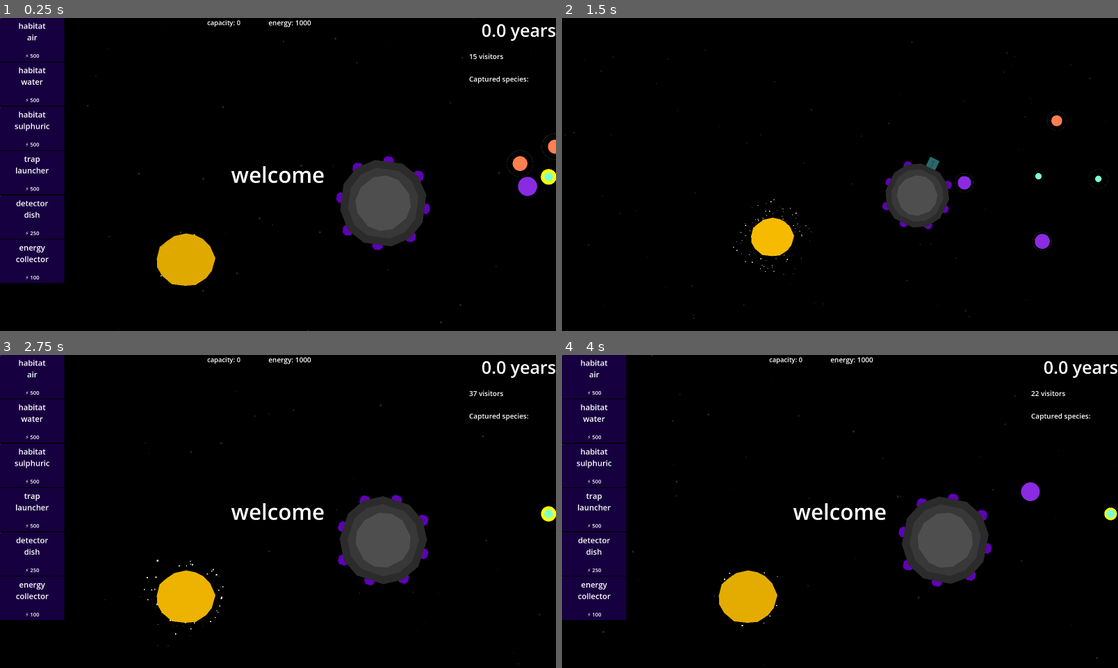
Above: before the commit, frames 1-4 (two rows, left to right).
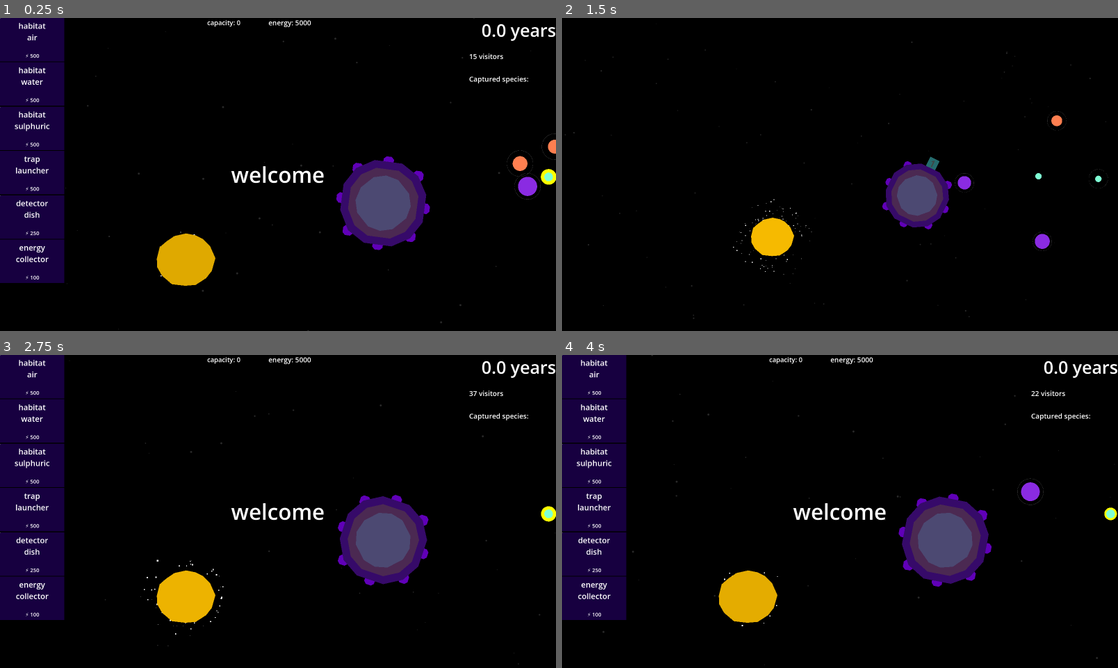
Above: after the commit, the same moments.

Repository: opensourceame/tins-2026
Game: Godot game, scene res://main.tscn
Two runs of this game, one before a commit and one after it. Both use one fixed random seed, a clock stepped at 60 frames per second and the inputs below.
Inputs (mouse positions are in pixels of both pictures, inside the frame that each line leads up to):
- Up to frame 1 (0.25 s): no input
- Up to frame 2 (1.5 s): tap Enter at 0.5 s; move the mouse to (595, 39) at 0.52 s; tap R at 0.6 s; click (595, 39) at 0.67 s; tap Z at 1.35 s; click (595, 39) at 1.42 s
- Up to frame 3 (2.75 s): move the mouse to (333, 442) at 2.02 s; tap R at 2.1 s; click (333, 442) at 2.17 s
- Up to frame 4 (4 s): move the mouse to (595, 420) at 2.77 s; tap Z at 2.85 s; click (595, 420) at 2.92 s; move the mouse to (1006, 558) at 3.52 s; tap R at 3.6 s; click (1006, 558) at 3.67 s

The runs differ from the first frame. In frame 1, 3.4% of the frame differs, in the area x 53-98%, y 0-73%; in frame 2, 1.8%; in frame 3, 3.4%; in frame 4, 3.4%, in the area x 53-87%, y 0-74%.

Commit message:
tweaking settings

Diff:
--- a/damage.tscn
+++ b/damage.tscn
@@ -2,13 +2,18 @@
 
 [sub_resource type="ParticleProcessMaterial" id="ParticleProcessMaterial_s11oa"]
 particle_flag_disable_z = true
-emission_shape = 1
-emission_sphere_radius = 4.68
+emission_shape = 6
+emission_ring_axis = Vector3(0, 0, 1)
+emission_ring_height = 43.23
+emission_ring_radius = 1.0
+emission_ring_inner_radius = 0.0
+emission_ring_cone_angle = 90.0
 initial_velocity_min = 145.56
 initial_velocity_max = 145.56
 gravity = Vector3(0, 98, 0)
 scale_min = 4.29
 scale_max = 4.29
+color = Color(0.7162962, 0.71629626, 0.7162961, 1)
 
 [node name="Node2D" type="Node2D" unique_id=1519330035]
 
--- a/main.gd
+++ b/main.gd
@@ -14,7 +14,7 @@
 var intelligent_planets = []
 var years_elapsed: float = 0.0
 var visitors: int = 0
-var energy: int = 1000
+var energy: int = 5000
 
 var spawn: Node
 
--- a/moon_trap.gd
+++ b/moon_trap.gd
@@ -2,6 +2,8 @@
 extends CharacterBody2D
 
 enum State { IDLE, LAUNCHED, ORBITING, RETURNING, RETURNED, CRASHING }
+
+const MIN_MOON_SCALE = 0.1
 
 @onready var moon: Node2D = $Moon
 @onready var particle_trail: GPUParticles2D = $ParticleTrail
@@ -46,9 +48,9 @@
 func scale_change():
     match current_state:
         State.LAUNCHED:
-            return 0.999
+            return 1.0
         State.RETURNING:
-            return 1.011
+            return 1.0
         _:
             return 1.0
 
@@ -67,6 +69,11 @@
     distance_to_target = global_position.distance_to(target.global_position)
     current_state = State.LAUNCHED
 
+    var travel_time = distance_to_target / speed()
+    var tween = create_tween()
+    tween.tween_property(moon, "scale", Vector2(0.1, 0.1), travel_time)
+
+
 func orbit(planet):
     if current_state == State.ORBITING:
         return
@@ -76,8 +83,6 @@
 
     call_deferred("reparent", planet)
 
-    var tween = create_tween()
-    tween.tween_property(moon, "scale", Vector2(0.1, 0.1), 2.0)
 
     orbit_timer = Timer.new()
     add_child(orbit_timer)
@@ -94,8 +99,9 @@
 
     current_state = State.RETURNING
 
+    var travel_time = distance_to_target / speed()
     var tween = create_tween()
-    tween.tween_property(moon, "scale", Vector2(0.5, 0.5), 2.0)
+    tween.tween_property(moon, "scale", Vector2(0.5, 0.5), travel_time)
 
 func crash_into_spica():
     current_state = State.CRASHING
--- a/solar_system/solar_system.gd
+++ b/solar_system/solar_system.gd
@@ -36,7 +36,7 @@
         var distance = randf_range(MIN_DISTANCE, MAX_DISTANCE)
 
         var planet: Planet = PLANET.instantiate()
-        planet.has_advanced_life = randf() > 0.3
+        planet.has_advanced_life = randf() > 0.1
         planet.distance_from_sun = distance
         planet.position = Vector2.RIGHT.rotated(angle) * distance
         planet.size = randi_range(MIN_SIZE, MAX_SIZE)
--- a/spica/detector_dish.tscn
+++ b/spica/detector_dish.tscn
@@ -10,12 +10,6 @@
 color = Color(0.825992, 0.6134666, 0.03531565, 1)
 polygon = PackedVector2Array(0, 0, -24, 0, -64, -24, -56, -24, -24, -16, -8, -16, 0, -16, 8, -16, 24, -16, 56, -24, 64, -24, 24, 0)
 
-[node name="DetectRay" type="RayCast2D" parent="." unique_id=809226370]
-target_position = Vector2(0, -1344)
-collision_mask = 256
-collide_with_areas = true
-collide_with_bodies = false
-
 [node name="Polygon2D2" type="Polygon2D" parent="." unique_id=1233696638]
 color = Color(0.32116407, 0.2870709, 0, 1)
 polygon = PackedVector2Array(-64, -24, -24, -8, 24, -8, 64, -24, 24, 0, -24, 0)
@@ -27,3 +21,9 @@
 [node name="Polygon2D4" type="Polygon2D" parent="." unique_id=625897850]
 color = Color(0.24115604, 0.24115604, 0.24115604, 1)
 polygon = PackedVector2Array(-16, 16, -16, 0, 16, 0, 16, 16)
+
+[node name="DetectRay" type="RayCast2D" parent="." unique_id=809226370]
+target_position = Vector2(0, -2616)
+collision_mask = 256
+collide_with_areas = true
+collide_with_bodies = false
--- a/spica/spica.tscn
+++ b/spica/spica.tscn
@@ -59,16 +59,16 @@
 [node name="Body" type="Node2D" parent="." unique_id=1375095481]
 
 [node name="Sphere" type="Polygon2D" parent="Body" unique_id=556770028]
-color = Color(0.17103916, 0.17103916, 0.17103916, 1)
+color = Color(0.21537602, 0.040698573, 0.41349816, 1)
 polygon = PackedVector2Array(-192, -64, -192, 56, -144, 144, -64, 192, 64, 192, 144, 144, 192, 64, 192, -64, 144, -144, 64, -192, -64, -192, -144, -144)
 
 [node name="Sphere2" type="Polygon2D" parent="Body" unique_id=1189229788]
 scale = Vector2(0.81848, 0.81848)
-color = Color(0.2231029, 0.2231029, 0.22310284, 1)
+color = Color(0.29425457, 0.1642614, 0.32369065, 1)
 polygon = PackedVector2Array(-192, -64, -192, 56, -144, 144, -64, 192, 64, 192, 144, 144, 192, 64, 192, -64, 144, -144, 64, -192, -64, -192, -144, -144)
 
 [node name="Sphere3" type="Polygon2D" parent="Body" unique_id=1696923819]
 rotation = 0.77009076
 scale = Vector2(0.6289128, 0.6289128)
-color = Color(0.30876932, 0.3087694, 0.30876926, 1)
+color = Color(0.3006144, 0.28638962, 0.4502192, 1)
 polygon = PackedVector2Array(-192, -64, -192, 56, -144, 144, -64, 192, 64, 192, 144, 144, 192, 64, 192, -64, 144, -144, 64, -192, -64, -192, -144, -144)
--- a/spica/trap_launcher.gd
+++ b/spica/trap_launcher.gd
@@ -1,8 +1,8 @@
 class_name TrapLauncher
 extends Node2D
 
-const TRAP_BUILD_TIME     = 5.0
-const TRAP_BUILD_COOLDOWN = 10.0
+const TRAP_BUILD_TIME     = 1.0
+const TRAP_BUILD_COOLDOWN = 1.0
 
 @onready var build_marker: Marker2D = $BuildMarker
 
